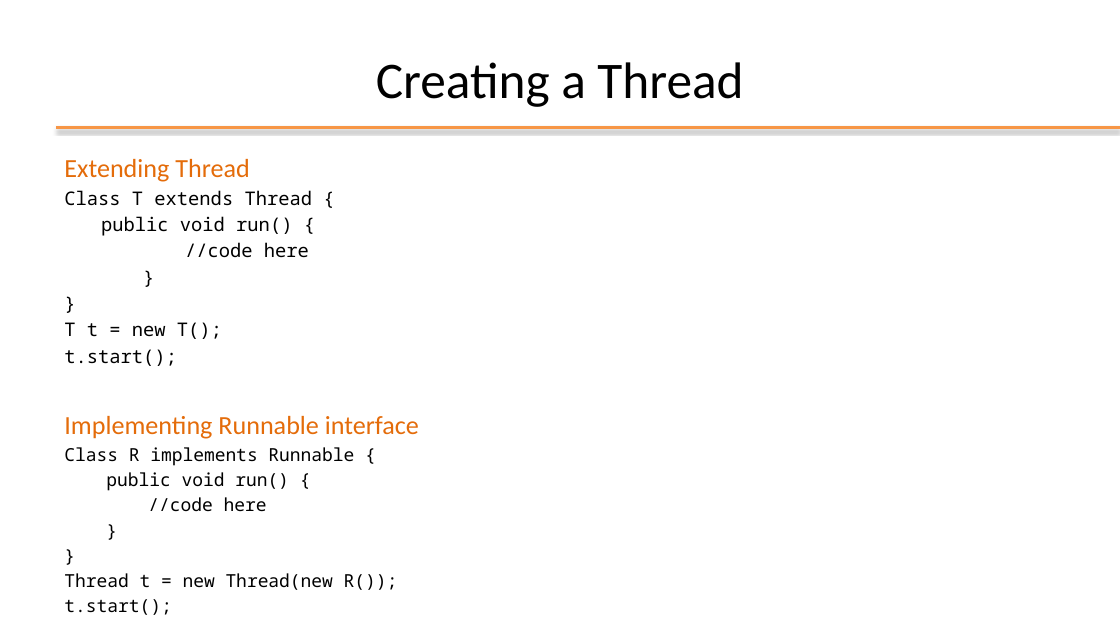
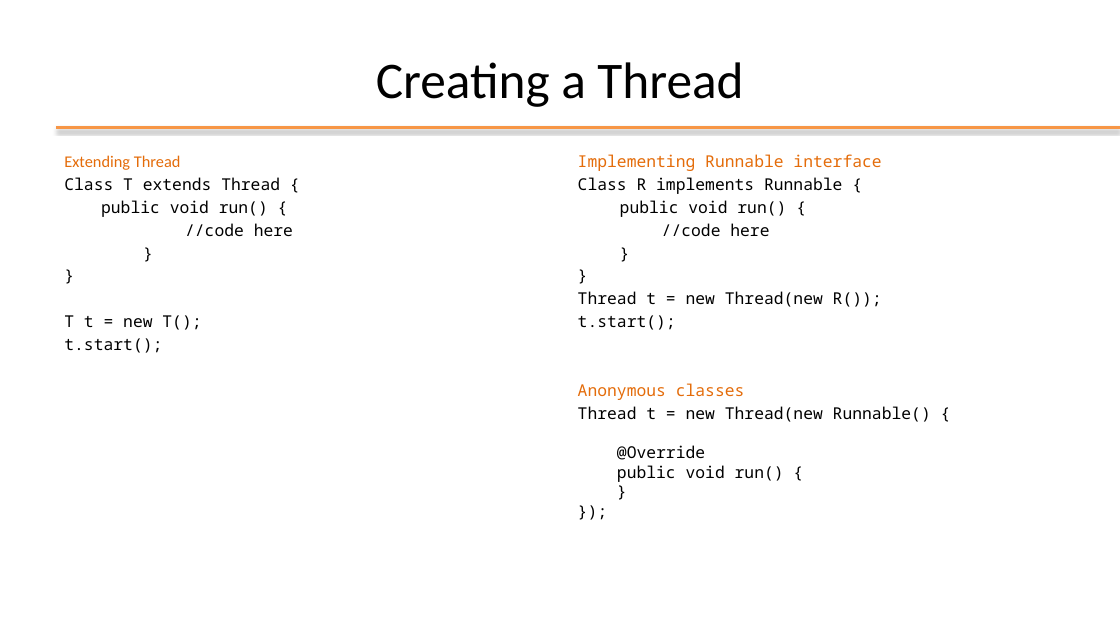
Before and after one commit to plctechnician/ooprogramming, a slide deck: slide 15 of java/slides/ppt/08 - Java Multi-Threading.pptx. Drawn at 1120x630 pixels with LibreOffice and Linux fonts; fonts in the diff are those of the drawing; background and template pictures are left out. Boxes give left, top, right and bottom in pixels: in the first picture for what was removed or moved away, otherwise in the second. Text is boxed around its words. In the diff, an @@ line names an element or a change of style, - is before the commit and + after.

```diff
--- a/java/slides/ppt/08 - Java Multi-Threading.pptx
+++ b/java/slides/ppt/08 - Java Multi-Threading.pptx
@@ text "Extending Thread" at <box>64,155,293,353</box>: size 22.4 to 14 pt in "Extending Thread"; size 16.1 to 14 pt in "Class T extends Thread {", "public void run() {", "//code here", "}" and 3 more places; less space between paragraphs @@
@@ text added at <box>578,154,931,482</box>, 14 pt, text #000000 @@
+Implementing Runnable interface
+Class R implements Runnable {
+public void run() {
+//code here
+}
+}
+Thread t = new Thread(new R());
+t.start();
+Anonymous classes
+Thread t = new Thread(new Runnable() {
+@Override
+public void run() {
+}
+});
@@ text at <box>64,416,419,615</box>: paragraphs removed @@
-Implementing Runnable interface
-Class R implements Runnable {
-public void run() {
-//code here
-}
-}
-Thread t = new Thread(new R());
-t.start();
```
Also in this commit, not shown: 10 other slides changed, 1 slide added, 2 slides removed, 6 other files.
